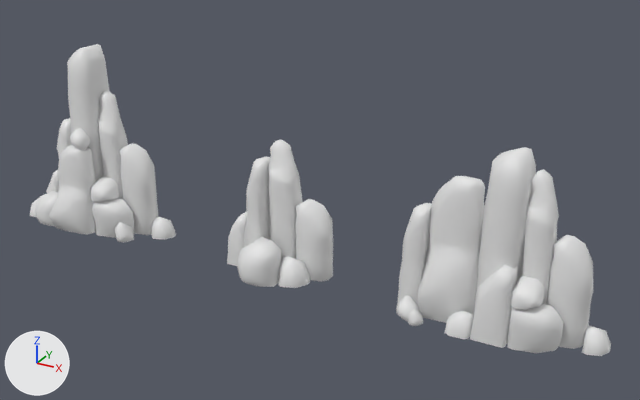
Before and after pictures for a commit that changed the FBX model Main-Lesta-Academy-Project-G9/Assets/Models/skala_3_lp.fbx.
Both versions are drawn from a 50 mm lens placed at (34.3, -35.5, 22.2), pointed at (14.8, 0.0, 4.5). The lights are fixed; the arrows at lower left show +X, +Y and +Z. Where no turn or scale is listed for an object, it has been applied to the vertices.
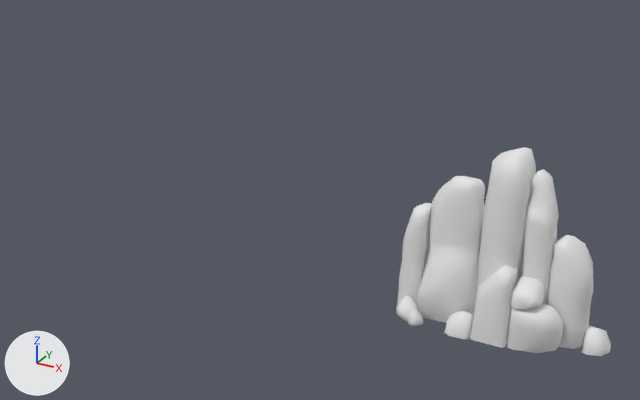
Location of each change, [x1, y1, x2, y2] in pixels of the pictures (640 x 400 px):
'Cube_low', deleted: before [67, 44, 110, 182]
'Cube_03_low', deleted: before [49, 145, 96, 235]
'Cube_01_low.001', deleted: before [268, 139, 303, 263]
'Cube_04_low.001', deleted: before [296, 199, 333, 281]
'Cube_04_low', deleted: before [119, 143, 158, 235]
'Cube_01_low', deleted: before [99, 91, 128, 199]
'Cube_02_low.001', deleted: before [244, 157, 270, 247]
'Cube_06_low.001', deleted: before [237, 237, 281, 287]
'Cube_05_low', deleted: before [92, 198, 134, 238]
'Cube_12_low.001', deleted: before [278, 256, 310, 288]
'Cube_07_low.001', deleted: before [227, 211, 247, 266]
'Cube_10_low', deleted: before [91, 177, 119, 202]
'Cube_06_low', deleted: before [35, 191, 58, 226]
'Cube_12_low', deleted: before [152, 216, 176, 240]
'Cube_02_low', deleted: before [57, 118, 71, 189]
'Cube_09_low', deleted: before [70, 128, 90, 150]
'Cube_11_low', deleted: before [115, 222, 134, 243]
'Cube_07_low', deleted: before [46, 170, 59, 193]
'Cube_08_low', deleted: before [30, 194, 45, 217]

The edits, one by one:
Object 'Cube_10_low' (ob_cube_10_low) is deleted.
Object 'Cube_01_low.001' (ob_cube_01_low_001) is deleted.
Object 'Cube_08_low' (ob_cube_08_low) is deleted.
Object 'Cube_07_low' (ob_cube_07_low) is deleted.
Object 'Cube_01_low' (ob_cube_01_low) is deleted.
Object 'Cube_03_low' (ob_cube_03_low) is deleted.
Object 'Cube_05_low' (ob_cube_05_low) is deleted.
Object 'Cube_12_low' (ob_cube_12_low) is deleted.
Object 'Cube_02_low.001' (ob_cube_02_low_001) is deleted.
Object 'Cube_12_low.001' (ob_cube_12_low_001) is deleted.
Object 'Cube_02_low' (ob_cube_02_low) is deleted.
Object 'Cube_06_low' (ob_cube_06_low) is deleted.
Object 'Cube_low' (ob_cube_low) is deleted.
Object 'Cube_11_low' (ob_cube_11_low) is deleted.
Object 'Cube_07_low.001' (ob_cube_07_low_001) is deleted.
Object 'Cube_04_low' (ob_cube_04_low) is deleted.
Object 'Cube_06_low.001' (ob_cube_06_low_001) is deleted.
Object 'Cube_04_low.001' (ob_cube_04_low_001) is deleted.
Object 'Cube_09_low' (ob_cube_09_low) is deleted.
